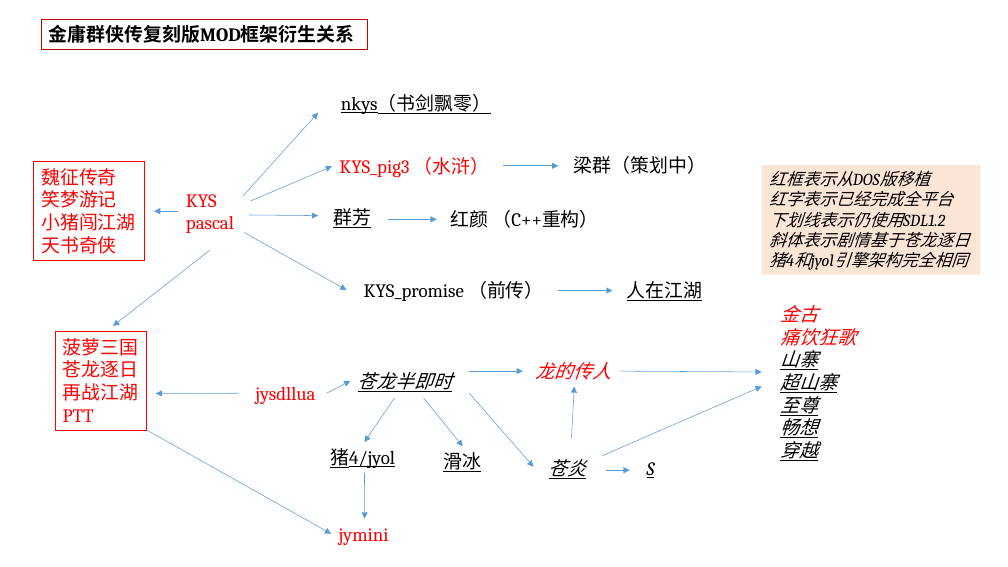
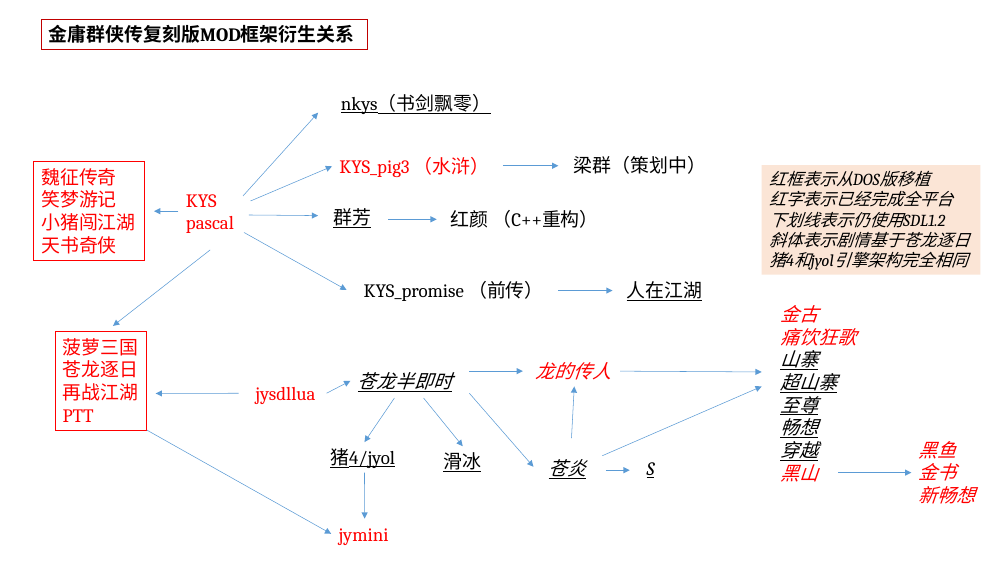
Before and after one commit to scarsty/kys-pascal, a slide deck: slide 1 of 引擎沿革.pptx. Drawn at 1008x567 pixels with LibreOffice and Linux fonts; fonts in the diff are those of the drawing. Boxes give left, top, right and bottom in pixels: in the first picture for what was removed or moved away, otherwise in the second. Text is boxed around its words. In the diff, an @@ line names an element or a change of style, - is before the commit and + after.

```diff
--- a/引擎沿革.pptx
+++ b/引擎沿革.pptx
@@ text added at [919,441,976,504], 18 pt, text #FF0000, italic @@
+黑鱼
+金书
+新畅想
@@ text at [780,460,818,482]: paragraph added @@
+黑山
@@ arrow added from (839, 473) to (911, 473), #5B9BD5 0.5 pt @@
```
Also in this commit, not shown: 4 other files.
